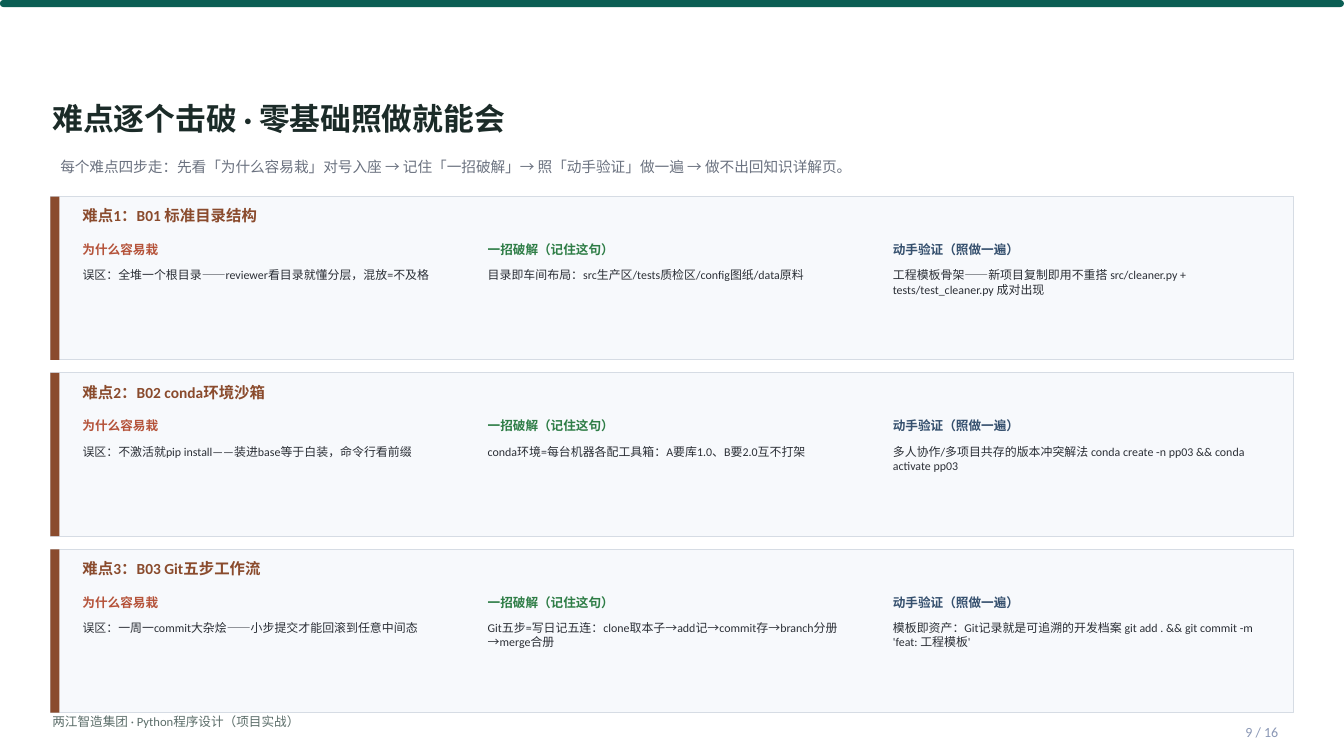
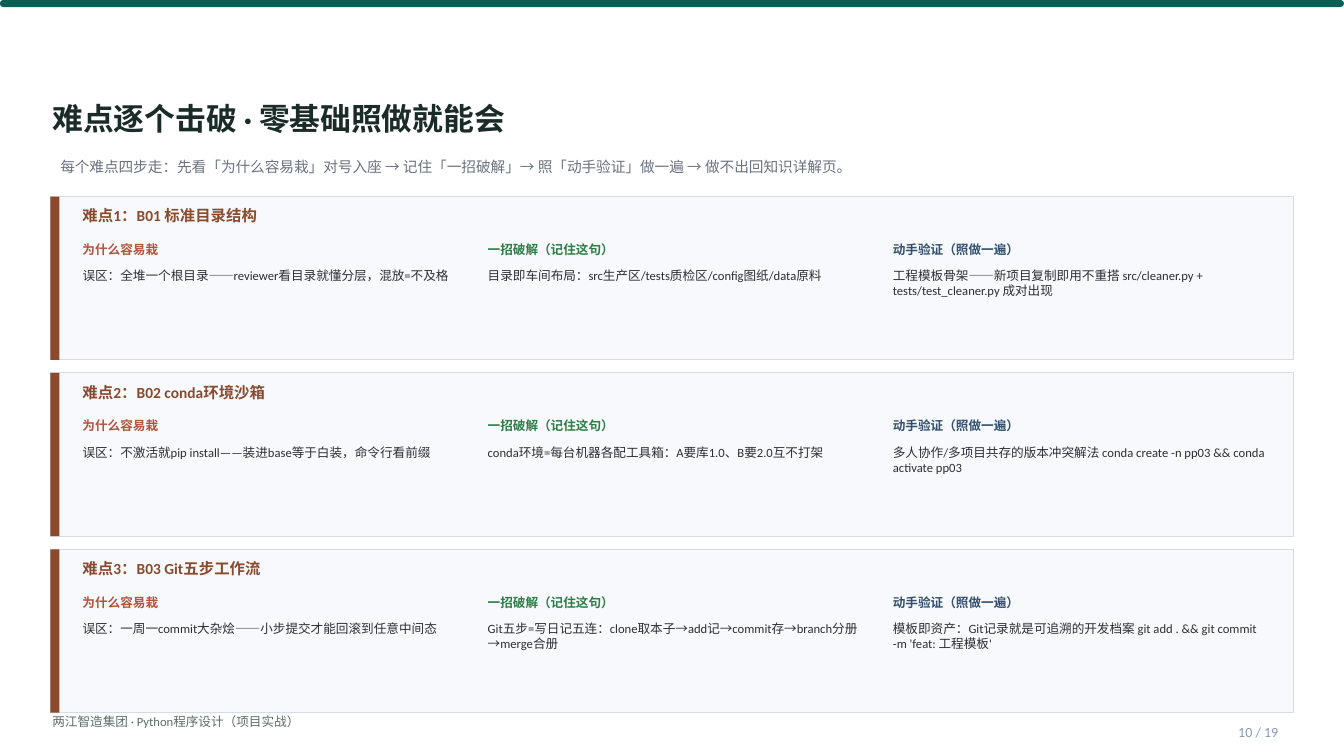
Before and after one commit to tianqiongenze/ai-course-teaching-resources, a slide deck: slide 10 of 03-Python程序设计-项目实战/V2授课PPT/W02-第4次课-交付你的第一个工程模板.pptx (slide 9 before the commit). Drawn at 1344x756 pixels with LibreOffice and Linux fonts; fonts in the diff are those of the drawing. Boxes give left, top, right and bottom in pixels: in the first picture for what was removed or moved away, otherwise in the second. Text is boxed around its words. In the diff, an @@ line names an element or a change of style, - is before the commit and + after.

```diff
--- a/03-Python程序设计-项目实战/V2授课PPT/W02-第4次课-交付你的第一个工程模板.pptx
+++ b/03-Python程序设计-项目实战/V2授课PPT/W02-第4次课-交付你的第一个工程模板.pptx
@@ size 8.5 to 9 pt in 9 elements at bbox=[83, 269, 449, 281], bbox=[488, 269, 822, 282], bbox=[893, 269, 1194, 297], bbox=[83, 446, 431, 459], bbox=[488, 446, 824, 458], bbox=[893, 446, 1264, 474], bbox=[83, 622, 437, 634], bbox=[488, 622, 858, 650], bbox=[893, 622, 1257, 649] @@
@@ text at bbox=[1238, 728, 1278, 737]: text changed @@
-9 / 16
+10 / 19
```
Also in this commit, not shown: 10 other slides changed, 3 slides added, 48 other files.
